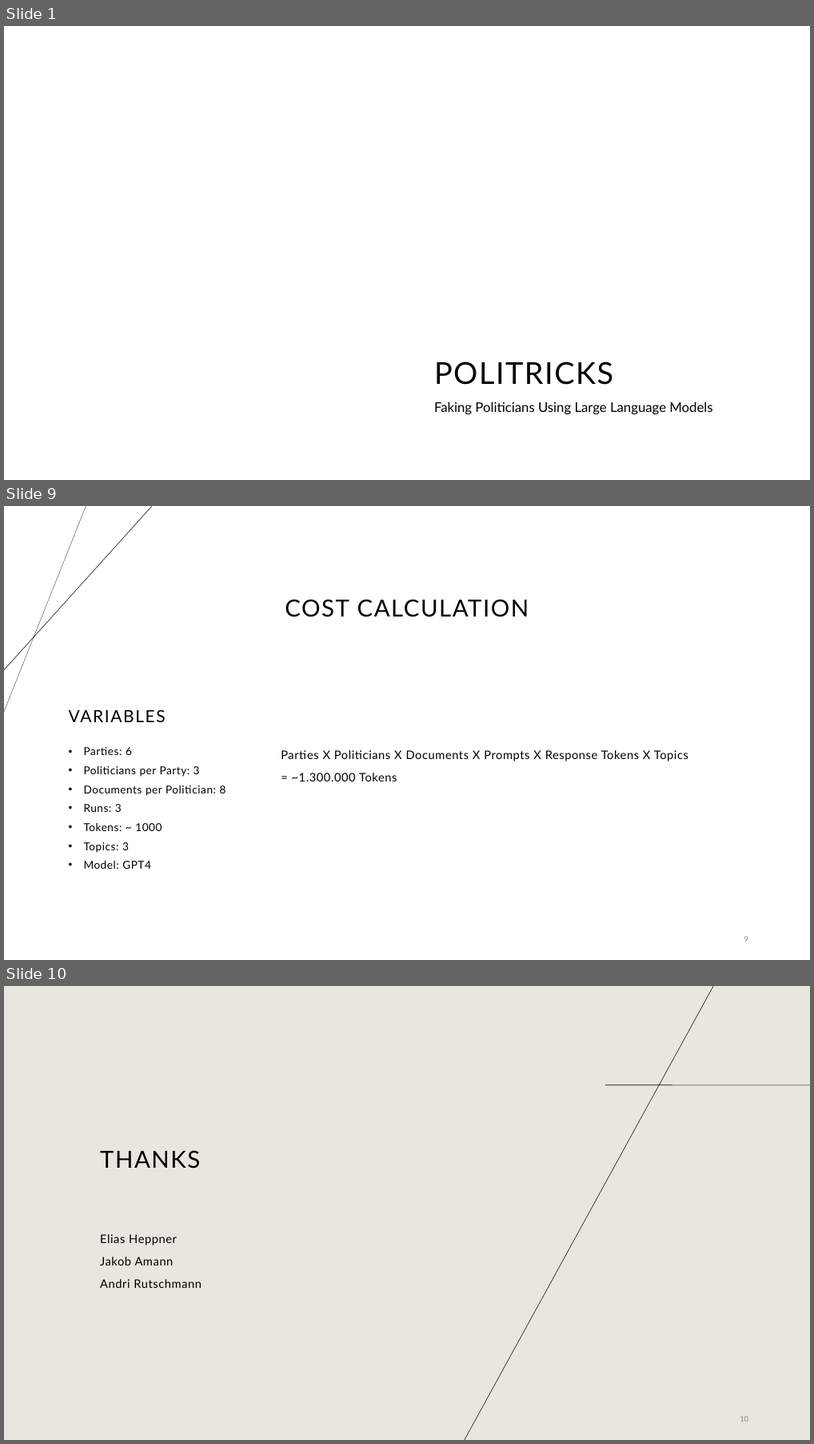
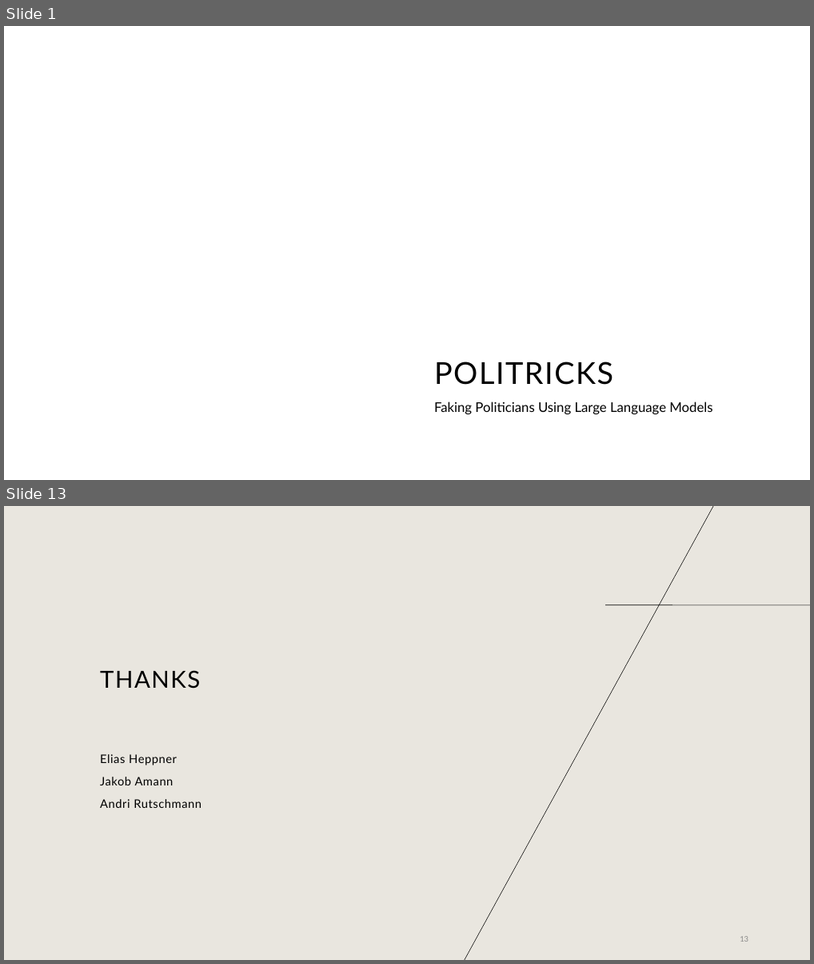
Before and after one commit to EliasHepp/Politricks, a slide deck: final_presentation.odp. Shown one above the other, each under a label of ours: slides 1, 9 and 10 before the commit, slides 1 and 13 after it; the slides between them are not shown. The pictures are 814x1444 and 814x964 pixels, drawn with LibreOffice and Linux fonts; fonts in the diff are those of the drawing; background and template pictures are left out. Boxes give left, top, right and bottom in pixels: in the first picture for what was removed or moved away, otherwise in the second. Text is boxed around its words. In the diff, an @@ line names an element or a change of style, - is before the commit and + after.

```diff
--- a/final_presentation.odp
+++ b/final_presentation.odp
@@ slide 9 removed at (4, 506, 810, 960), background #FFFFFF @@
@@ line removed from (86, 506) to (4, 712) @@
@@ line removed from (152, 506) to (4, 670) @@
@@ title removed at (285, 599, 530, 617) @@
-COST CALCULATION
@@ text removed at (69, 709, 166, 722) @@
-VARIABLES
@@ text removed at (84, 747, 226, 868) @@
-• Parties: 6
-• Politicians per Party: 3
-• Documents per Politician: 8
-• Runs: 3
-• Tokens: ~ 1000
-• Topics: 3
-• Model: GPT4
@@ text removed at (281, 750, 689, 781) @@
-Parties X Politicians X Documents X Prompts X Response Tokens X Topics
-= ~1.300.000 Tokens
@@ page number removed at (745, 936, 749, 941) @@
-9
@@ what was slide 10 is now slide 13 @@
```
Also in this commit, not shown: 3 slides changed, 8 slides added, 4 other slides removed, 1 other file.
